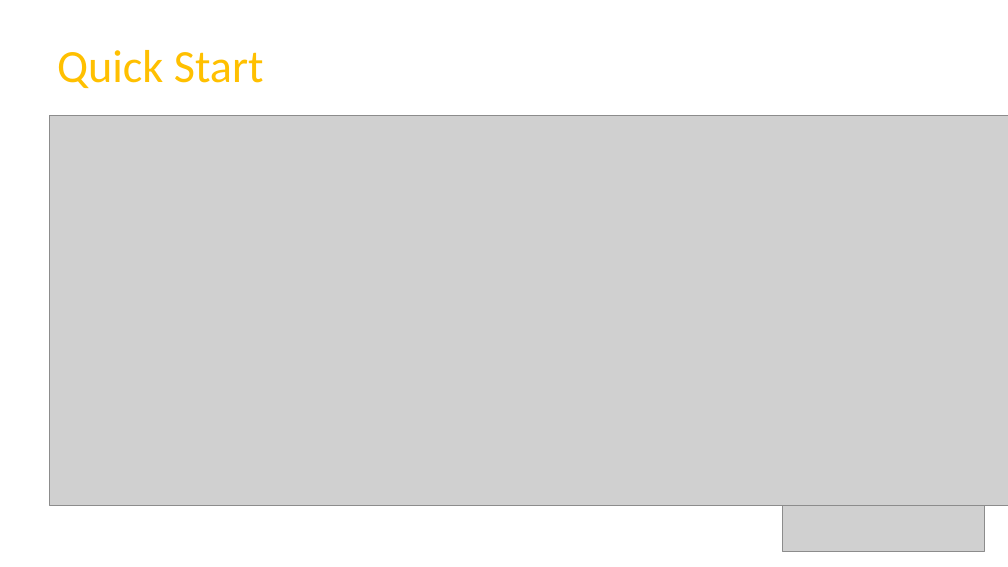
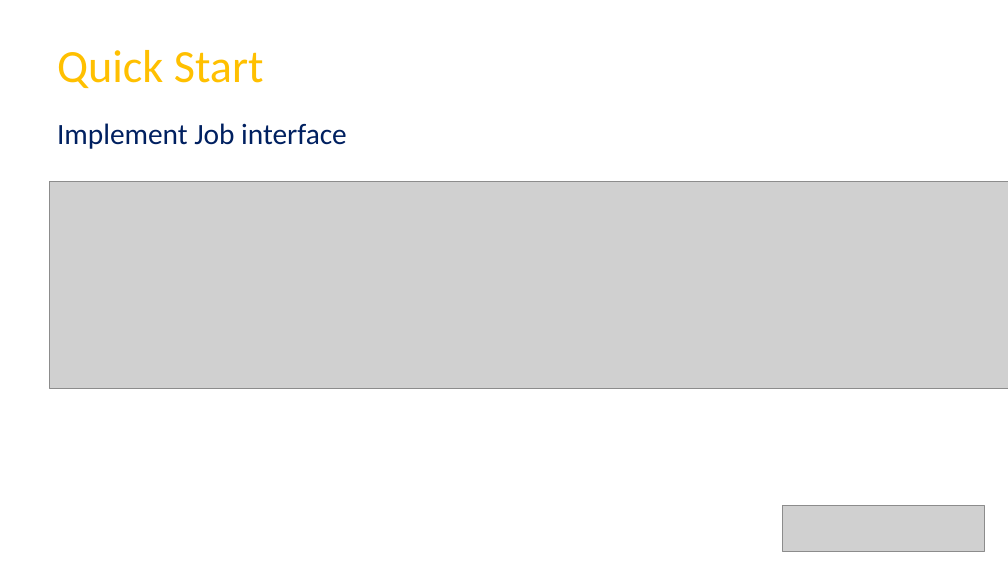
Before and after one commit to chrzha/quartzdemo, a slide deck: slide 6 of src/quartz.pptx. Drawn at 1008x567 pixels with LibreOffice and Linux fonts; fonts in the diff are those of the drawing; grey boxes stand for pictures. Boxes give left, top, right and bottom in pixels: in the first picture for what was removed or moved away, otherwise in the second. Text is boxed around its words. In the diff, an @@ line names an element or a change of style, - is before the commit and + after.

```diff
--- a/src/quartz.pptx
+++ b/src/quartz.pptx
@@ text added at <box>57,123,347,149</box>, 28 pt, text #002060 @@
+Implement Job interface
@@ picture: place and size @@
-picture at <box>50,116,1008,505</box>
+picture at <box>50,181,1008,388</box>
```
Also in this commit, not shown: 7 other slides changed, 3 slides added, 1 slide removed, 5 other files.
